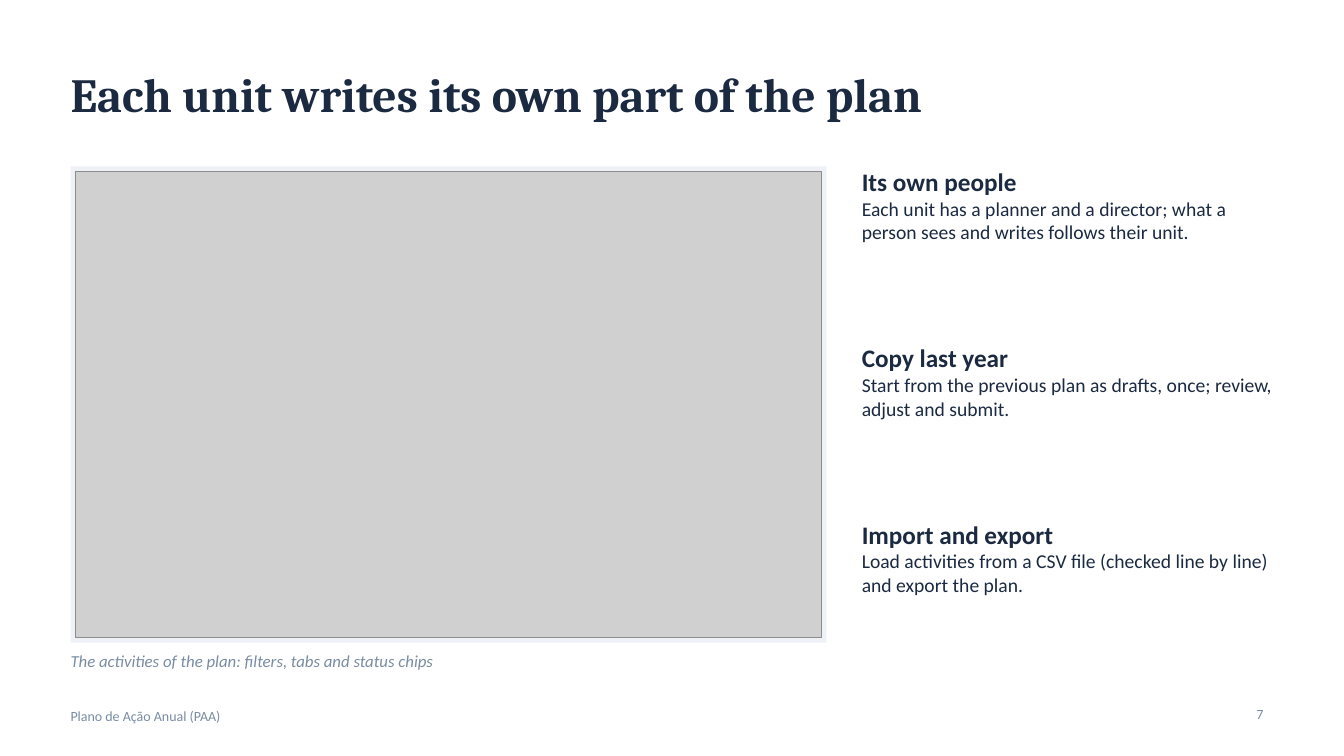
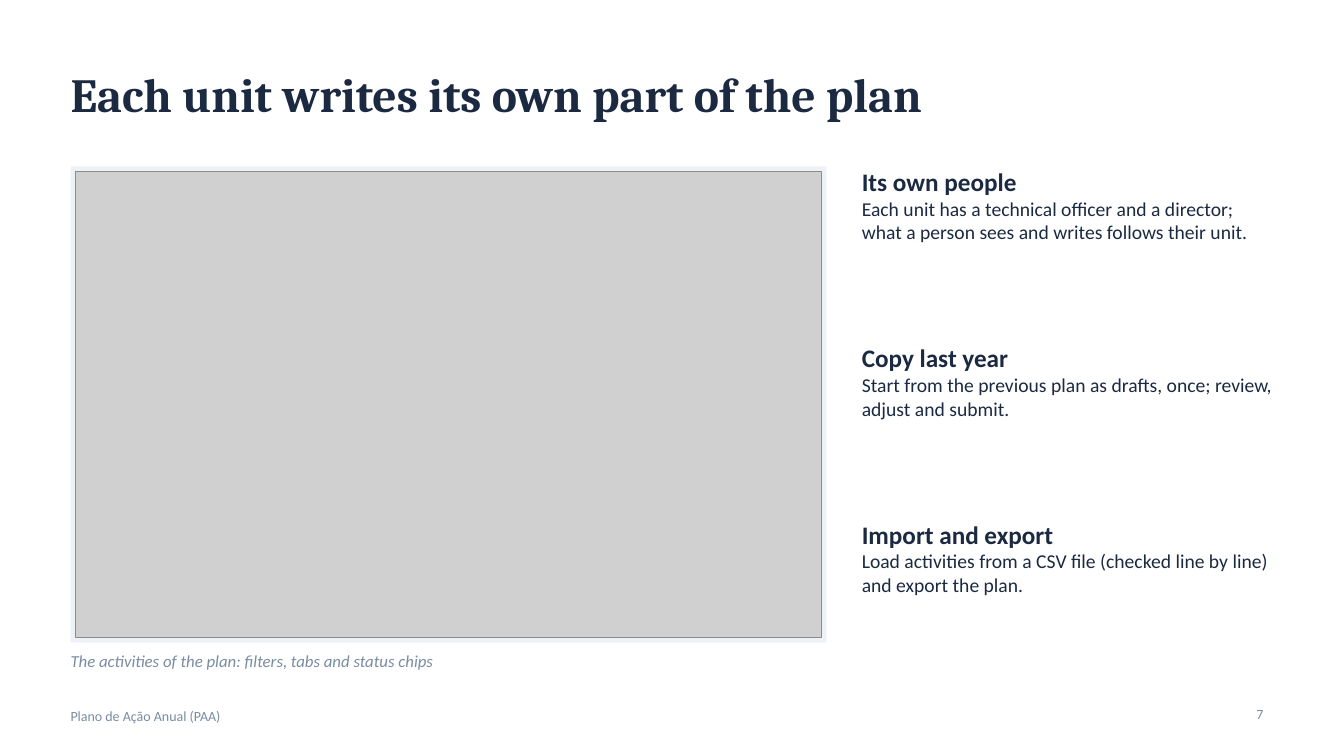
Before and after one commit to gokugohan/Sistema-de-Planeamento-Anual-e-Orsamento, a slide deck: slide 7 of docs/Sistema-PAA-apresentacao-v5.pptx. Drawn at 1344x756 pixels with LibreOffice and Linux fonts; fonts in the diff are those of the drawing; grey boxes stand for pictures. Boxes give left, top, right and bottom in pixels: in the first picture for what was removed or moved away, otherwise in the second. Text is boxed around its words. In the diff, an @@ line names an element or a change of style, - is before the commit and + after.

```diff
--- a/docs/Sistema-PAA-apresentacao-v5.pptx
+++ b/docs/Sistema-PAA-apresentacao-v5.pptx
@@ text at <box>862,202,1247,242</box>: text changed @@
-Each unit has a planner and a director; what a person sees and writes follows their unit.
+Each unit has a technical officer and a director; what a person sees and writes follows their unit.
```
Also in this commit, not shown: 4 other slides changed, 24 other files.
